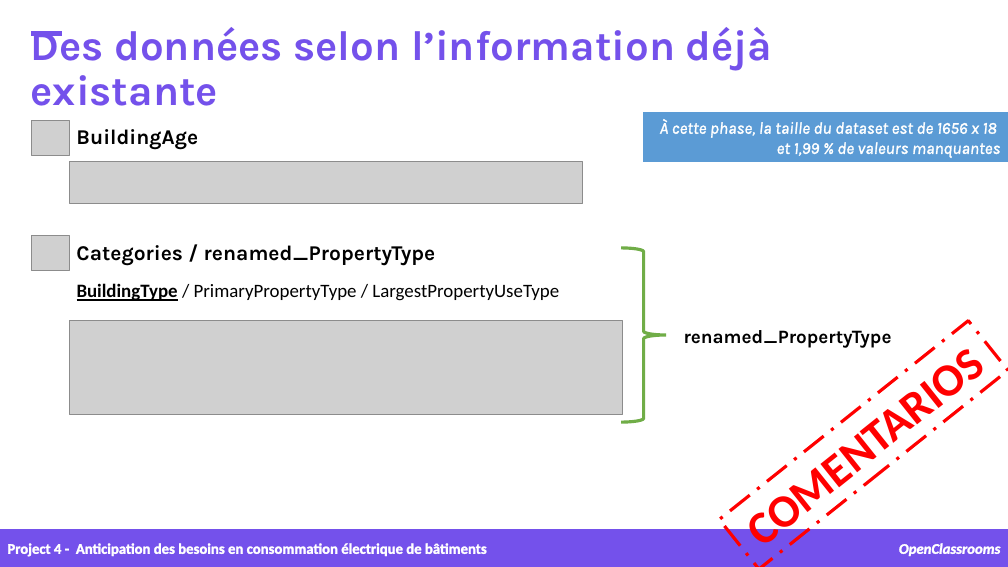
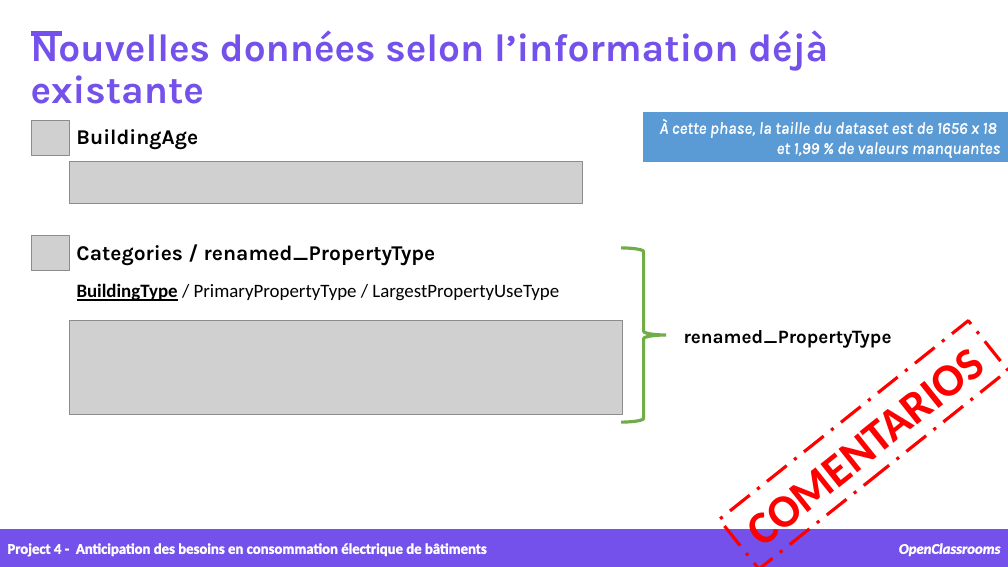
Before and after one commit to samirhinojosa/OC-P4-consumption-needs-of-buildings, a slide deck: slide 10 of supports/P4_presentation v1.pptx. Drawn at 1008x567 pixels with LibreOffice and Linux fonts; fonts in the diff are those of the drawing; grey boxes stand for pictures; background and template pictures are left out. Boxes give left, top, right and bottom in pixels: in the first picture for what was removed or moved away, otherwise in the second. Text is boxed around its words. In the diff, an @@ line names an element or a change of style, - is before the commit and + after.

```diff
--- a/supports/P4_presentation v1.pptx
+++ b/supports/P4_presentation v1.pptx
@@ text at [31,30,828,104]: text changed; size 40 to 37 pt @@
-Des données selon l’information déjà existante
+Nouvelles données selon l’information déjà existante
```
Also in this commit, not shown: 11 other slides changed, 2 slides added, 2 slides removed, 42 other files.
